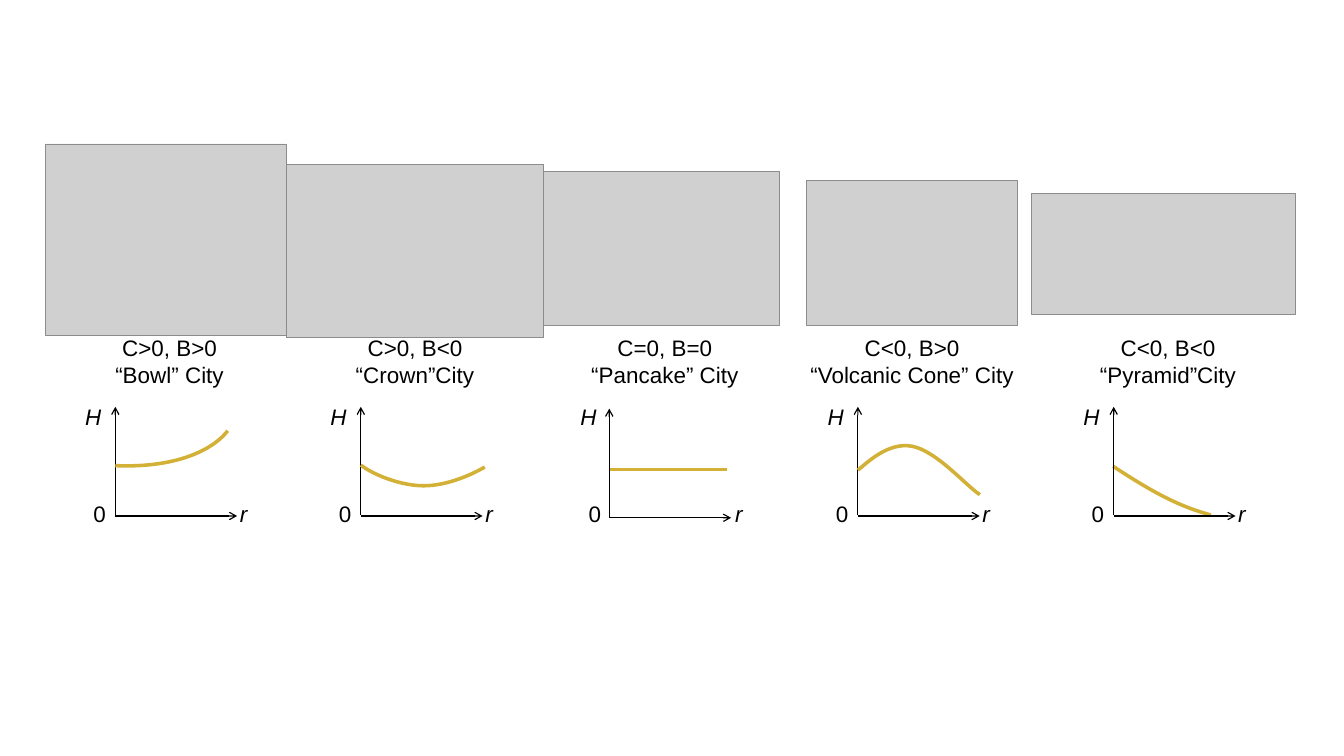
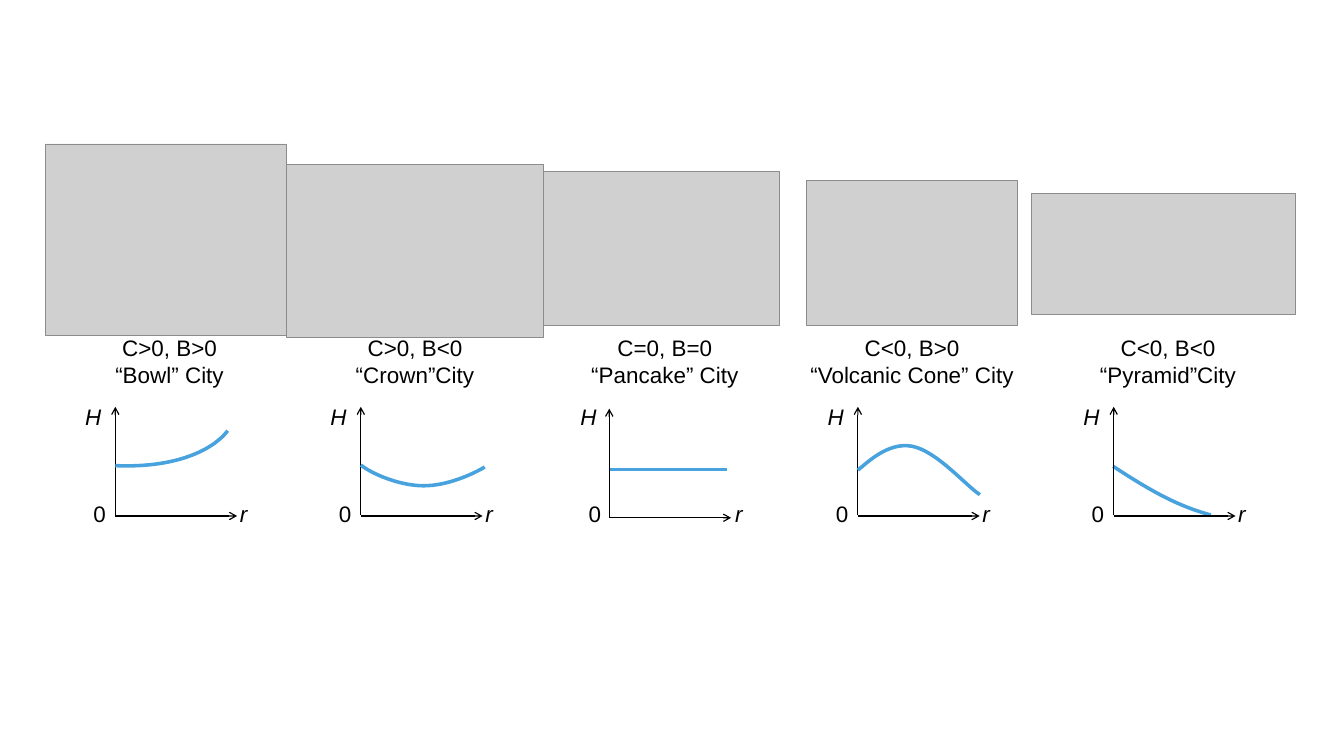
Before and after one commit to liang-jia-qi/Urban_Growth_Codes, a slide deck: slide 6 of Presentations/Graphs/Parameters Scatter.pptx (slide 9 before the commit). Drawn at 1344x756 pixels with LibreOffice and Linux fonts; fonts in the diff are those of the drawing; grey boxes stand for pictures; background and template pictures are left out. Boxes give left, top, right and bottom in pixels: in the first picture for what was removed or moved away, otherwise in the second. Text is boxed around its words. In the diff, an @@ line names an element or a change of style, - is before the commit and + after.

```diff
--- a/Presentations/Graphs/Parameters Scatter.pptx
+++ b/Presentations/Graphs/Parameters Scatter.pptx
@@ outline #D3B137 3 pt to #47A2DE 3 pt in 4 elements at (115,431,228,466), (1113,466,1210,515), (858,445,980,494), (361,465,485,486) @@
@@ line (610, 469) - (727, 469): stroke #D3B137 3 pt to #47A2DE 3 pt @@
```
Also in this commit, not shown: 6 other slides changed, 4 slides added, 4 other files.
